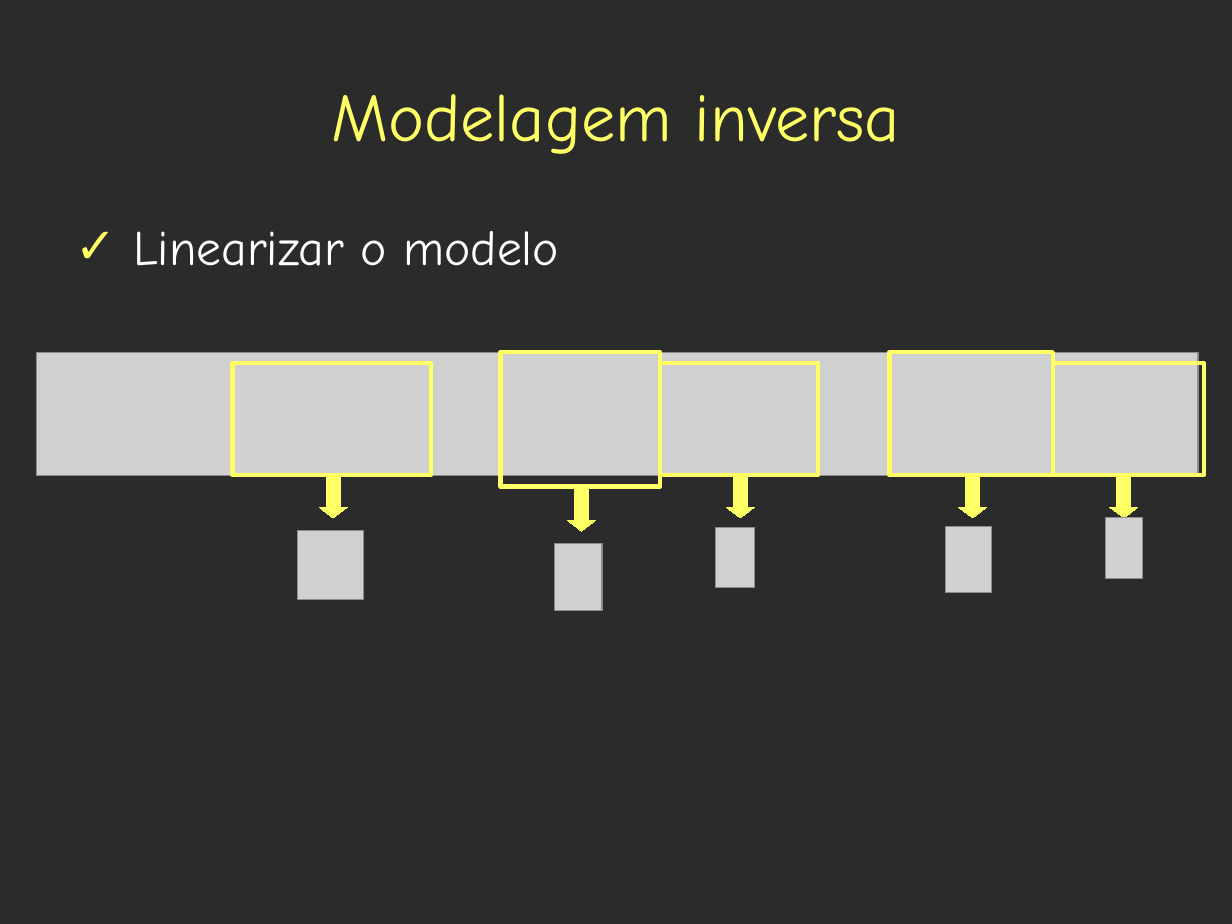
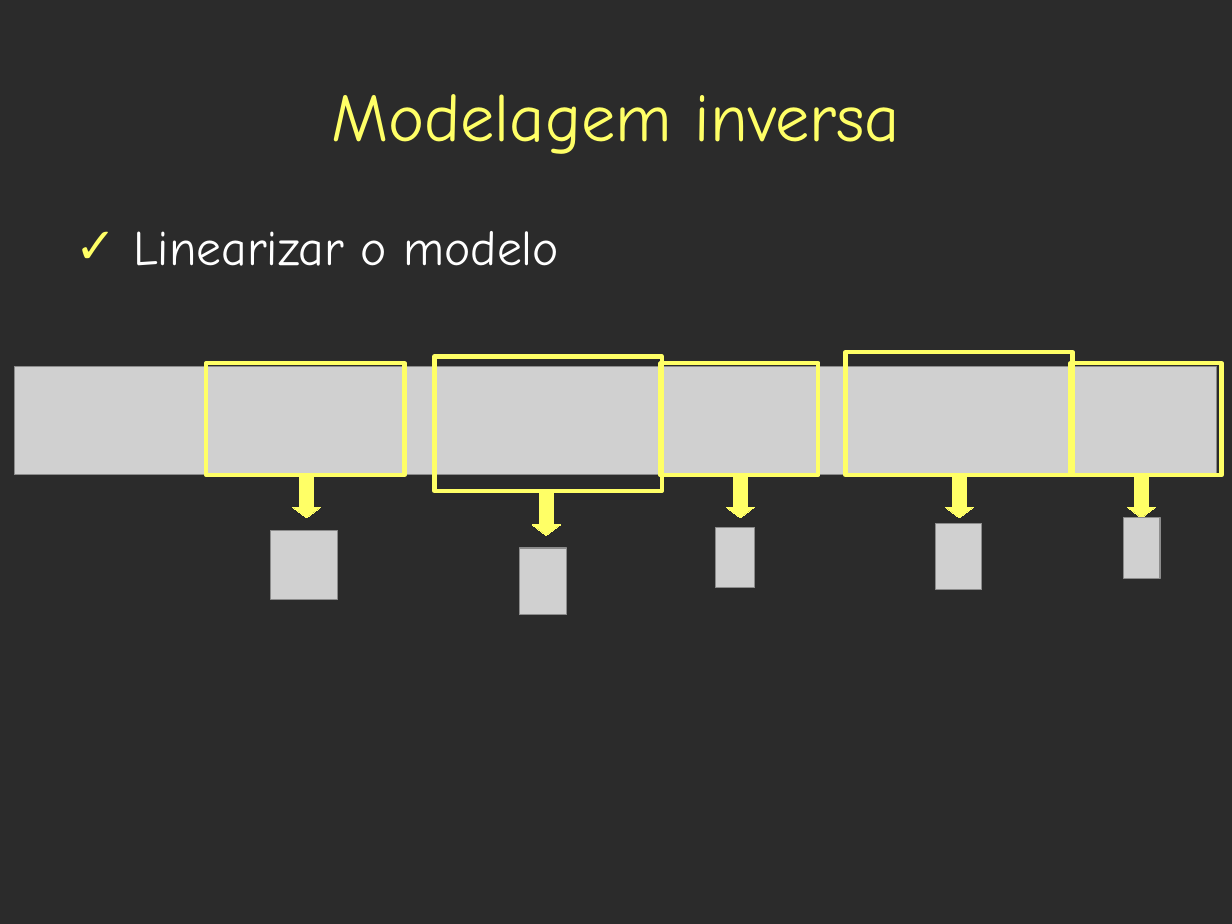
Before and after one commit to leouieda/geothermics, a slide deck: slide 107 of presentations/base_litosfera/estado_termico_lito_subcrustal.odp (slide 104 before the commit). Drawn at 1232x924 pixels with LibreOffice and Linux fonts; fonts in the diff are those of the drawing; grey boxes stand for pictures; background and template pictures are left out; a plain dark background stands for a picture behind light text. Boxes give left, top, right and bottom in pixels: in the first picture for what was removed or moved away, otherwise in the second. Text is boxed around its words. In the diff, an @@ line names an element or a change of style, - is before the commit and + after.

```diff
--- a/presentations/base_litosfera/estado_termico_lito_subcrustal.odp
+++ b/presentations/base_litosfera/estado_termico_lito_subcrustal.odp
@@ rectangle: place and size @@
-rectangle at <box>501,352,661,486</box>
+rectangle at <box>435,357,663,491</box>
@@ rectangle: place and size @@
-rectangle at <box>890,352,1053,475</box>
+rectangle at <box>846,352,1073,475</box>
@@ picture: place and size @@
-picture at <box>37,352,1198,475</box>
+picture at <box>15,367,1217,475</box>
@@ rectangle: place and size @@
-rectangle at <box>1053,363,1204,475</box>
+rectangle at <box>1071,363,1222,475</box>
@@ 1 picture, 1 rectangle, 1 down arrow: place and size @@
-1 picture, 1 rectangle, 1 down arrow at <box>233,363,432,600</box>
+1 picture, 1 rectangle, 1 down arrow at <box>206,363,405,600</box>
@@ down arrow: place and size @@
-down arrow at <box>959,475,987,518</box>
+down arrow at <box>946,475,974,518</box>
@@ down arrow: place and size @@
-down arrow at <box>1110,475,1138,518</box>
+down arrow at <box>1128,475,1156,518</box>
@@ down arrow: place and size @@
-down arrow at <box>568,489,596,531</box>
+down arrow at <box>532,493,560,536</box>
@@ picture: place and size @@
-picture at <box>946,527,992,593</box>
+picture at <box>936,523,982,589</box>
@@ picture: place and size @@
-picture at <box>1107,518,1144,578</box>
+picture at <box>1124,518,1160,578</box>
@@ picture: place and size @@
-picture at <box>555,543,603,610</box>
+picture at <box>520,548,568,615</box>
```
Also in this commit, not shown: 17 other slides changed, 3 slides added.
